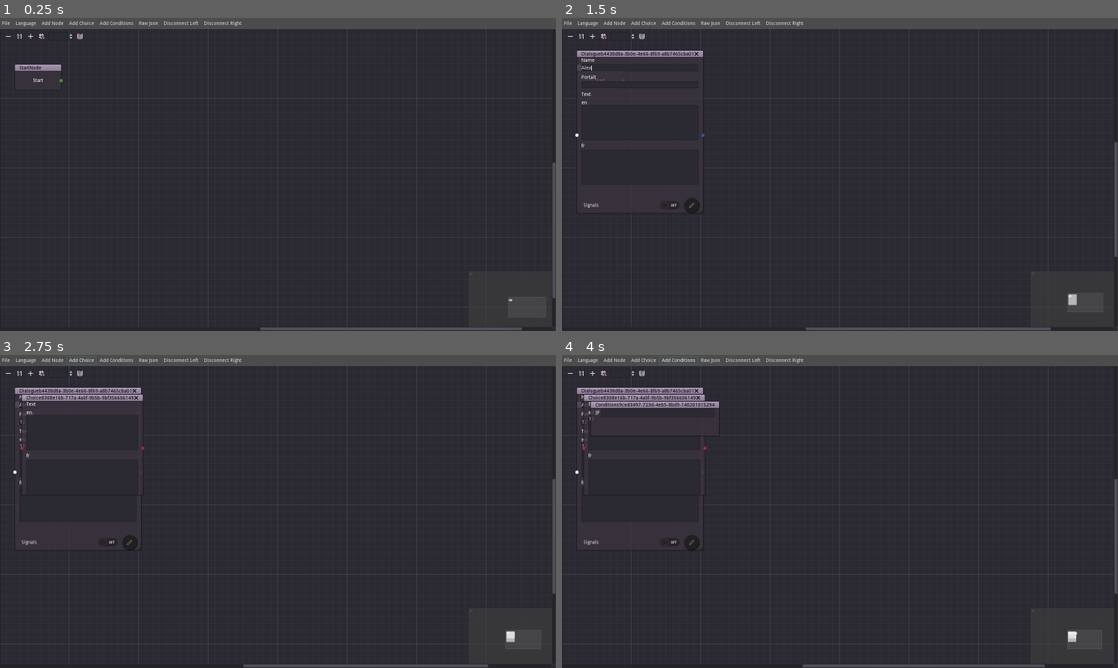
Above: before the commit, frames 1-4 (two rows, left to right).
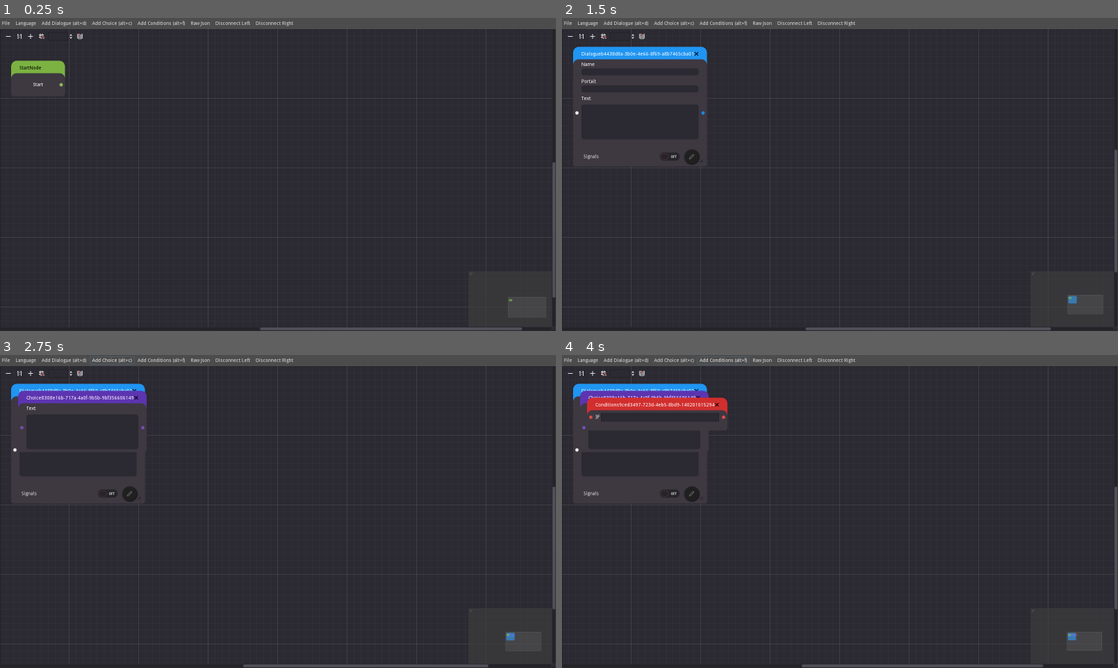
Above: after the commit, the same moments.

Repository: Levrault/LE-dialogue-editor
Game: Godot game, scene res://src/Main/DialogueEditor.tscn
The game is run twice, just before and just after one commit, with the same random seed, the same clock (stepped at 60 frames per second) and the same inputs.
Inputs (mouse positions are in pixels of both pictures, inside the frame that each line leads up to):
- Up to frame 1 (0.25 s): no input
- Up to frame 2 (1.5 s): click "Add Node" (after the commit: "Add Dialogue (alt+d)") at 0.5 s; click (639, 68) at 1.27 s; type "Alex" at 1.35 s
- Up to frame 3 (2.75 s): click (77, 420) at 1.5 s; type "12" at 1.58 s; click (77, 458) at 1.73 s; type "12" at 1.82 s; click "Add Choice" (after the commit: "Add Choice (alt+c)") at 2 s
- Up to frame 4 (4 s): click (645, 433) at 2.77 s; type "12" at 2.85 s; click "Add Conditions" (after the commit: "Add Conditions (alt+f)") at 3.5 s

The runs differ from the first frame. In frame 1, 0.8% of the frame differs, in the area x 2-100%, y 0-91%; in frame 2, 1.8%; in frame 3, 2.3%; in frame 4, 3.0%, in the area x 2-100%, y 0-100%.

Commit message:
feat(theme) add theme for each type of node

Diff:
--- /dev/null
+++ b/assets/themes/grap_node/graph_content.tres
@@ -0,0 +1,49 @@
+[gd_resource type="Theme" load_steps=2 format=2]
+
+[sub_resource type="StyleBoxFlat" id=1]
+bg_color = Color( 0.172549, 0.164706, 0.196078, 1 )
+corner_radius_top_left = 8
+corner_radius_top_right = 8
+corner_radius_bottom_right = 8
+corner_radius_bottom_left = 8
+
+[resource]
+TextEdit/colors/background_color = Color( 0, 0, 0, 0 )
+TextEdit/colors/bookmark_color = Color( 0.08, 0.49, 0.98, 1 )
+TextEdit/colors/brace_mismatch_color = Color( 1, 0.2, 0.2, 1 )
+TextEdit/colors/breakpoint_color = Color( 0.8, 0.8, 0.4, 0.2 )
+TextEdit/colors/caret_background_color = Color( 0, 0, 0, 1 )
+TextEdit/colors/caret_color = Color( 0.88, 0.88, 0.88, 1 )
+TextEdit/colors/code_folding_color = Color( 0.8, 0.8, 0.8, 0.8 )
+TextEdit/colors/completion_background_color = Color( 0.17, 0.16, 0.2, 1 )
+TextEdit/colors/completion_existing_color = Color( 0.87, 0.87, 0.87, 0.13 )
+TextEdit/colors/completion_font_color = Color( 0.67, 0.67, 0.67, 1 )
+TextEdit/colors/completion_scroll_color = Color( 1, 1, 1, 1 )
+TextEdit/colors/completion_selected_color = Color( 0.26, 0.26, 0.27, 1 )
+TextEdit/colors/current_line_color = Color( 0.25, 0.25, 0.26, 0.8 )
+TextEdit/colors/executing_line_color = Color( 0.2, 0.8, 0.2, 0.4 )
+TextEdit/colors/font_color = Color( 0.88, 0.88, 0.88, 1 )
+TextEdit/colors/font_color_readonly = Color( 0.88, 0.88, 0.88, 0.5 )
+TextEdit/colors/font_color_selected = Color( 0, 0, 0, 1 )
+TextEdit/colors/function_color = Color( 0.4, 0.64, 0.81, 1 )
+TextEdit/colors/line_number_color = Color( 0.67, 0.67, 0.67, 0.4 )
+TextEdit/colors/mark_color = Color( 1, 0.4, 0.4, 0.4 )
+TextEdit/colors/member_variable_color = Color( 0.9, 0.31, 0.35, 1 )
+TextEdit/colors/number_color = Color( 0.92, 0.58, 0.2, 1 )
+TextEdit/colors/safe_line_number_color = Color( 0.67, 0.78, 0.67, 0.6 )
+TextEdit/colors/selection_color = Color( 0.49, 0.49, 0.49, 1 )
+TextEdit/colors/symbol_color = Color( 0.94, 0.94, 0.94, 1 )
+TextEdit/colors/word_highlighted_color = Color( 0.8, 0.9, 0.9, 0.15 )
+TextEdit/constants/completion_lines = 7
+TextEdit/constants/completion_max_width = 50
+TextEdit/constants/completion_scroll_width = 3
+TextEdit/constants/line_spacing = 4
+TextEdit/fonts/font = null
+TextEdit/icons/fold = null
+TextEdit/icons/folded = null
+TextEdit/icons/space = null
+TextEdit/icons/tab = null
+TextEdit/styles/completion = null
+TextEdit/styles/focus = null
+TextEdit/styles/normal = SubResource( 1 )
+TextEdit/styles/read_only = null
--- /dev/null
+++ b/assets/themes/grap_node/graph_node.tres
@@ -0,0 +1,16 @@
+[gd_resource type="StyleBoxFlat" format=2]
+
+[resource]
+content_margin_left = 16.0
+content_margin_right = 16.0
+bg_color = Color( 0.247059, 0.223529, 0.258824, 1 )
+border_width_top = 36
+border_color = Color( 0.00392157, 0.341176, 0.607843, 1 )
+corner_radius_top_left = 16
+corner_radius_top_right = 16
+corner_radius_bottom_right = 8
+corner_radius_bottom_left = 8
+expand_margin_left = 8.0
+expand_margin_right = 8.0
+expand_margin_top = 8.0
+expand_margin_bottom = 8.0
--- a/src/Main/DialogueEditor.tscn
+++ b/src/Main/DialogueEditor.tscn
@@ -33,7 +33,7 @@
 }
 
 [node name="Menu" parent="MarginContainer/VBoxContainer" instance=ExtResource( 1 )]
-margin_right = 273.0
+margin_right = 701.0
 
 [node name="GraphEdit" type="GraphEdit" parent="MarginContainer/VBoxContainer"]
 margin_top = 26.0
--- a/src/Menu/Menu.tscn
+++ b/src/Menu/Menu.tscn
@@ -19,17 +19,17 @@
 [sub_resource type="ShortCut" id=4]
 shortcut = SubResource( 3 )
 
+[sub_resource type="InputEventAction" id=9]
+action = "add_conditions"
+
+[sub_resource type="ShortCut" id=10]
+shortcut = SubResource( 9 )
+
 [sub_resource type="InputEventAction" id=7]
-action = "add_conditions"
+action = "raw_json"
 
 [sub_resource type="ShortCut" id=8]
 shortcut = SubResource( 7 )
-
-[sub_resource type="InputEventAction" id=5]
-action = "raw_json"
-
-[sub_resource type="ShortCut" id=6]
-shortcut = SubResource( 5 )
 
 [node name="Menu" type="HBoxContainer"]
 margin_right = 209.0
@@ -42,7 +42,6 @@
 [node name="File" type="MenuButton" parent="."]
 margin_right = 35.0
 margin_bottom = 22.0
-size_flags_horizontal = 3
 size_flags_vertical = 3
 text = "File"
 script = ExtResource( 3 )
@@ -51,55 +50,54 @@
 margin_left = 39.0
 margin_right = 110.0
 margin_bottom = 22.0
-size_flags_horizontal = 3
 size_flags_vertical = 3
 text = "Language"
 script = ExtResource( 5 )
 
 [node name="AddNode" type="ToolButton" parent="."]
 margin_left = 114.0
-margin_right = 189.0
+margin_right = 255.0
 margin_bottom = 22.0
 size_flags_vertical = 3
 shortcut = SubResource( 2 )
-text = "Add Node"
+text = "Add Dialogue (alt+d)"
 script = ExtResource( 2 )
 
 [node name="AddChoice" type="ToolButton" parent="."]
-margin_left = 193.0
-margin_right = 277.0
+margin_left = 259.0
+margin_right = 386.0
 margin_bottom = 22.0
 size_flags_vertical = 3
 shortcut = SubResource( 4 )
-text = "Add Choice"
+text = "Add Choice (alt+c)"
 script = ExtResource( 1 )
 
 [node name="AddConditions" type="ToolButton" parent="."]
-margin_left = 281.0
-margin_right = 390.0
+margin_left = 390.0
+margin_right = 539.0
+margin_bottom = 22.0
+size_flags_vertical = 3
+shortcut = SubResource( 10 )
+text = "Add Conditions (alt+f)"
+script = ExtResource( 6 )
+
+[node name="RawJson" type="ToolButton" parent="."]
+margin_left = 543.0
+margin_right = 610.0
 margin_bottom = 22.0
 size_flags_vertical = 3
 shortcut = SubResource( 8 )
-text = "Add Conditions"
-script = ExtResource( 6 )
-
-[node name="RawJson" type="ToolButton" parent="."]
-margin_left = 394.0
-margin_right = 461.0
-margin_bottom = 22.0
-size_flags_vertical = 3
-shortcut = SubResource( 6 )
 text = "Raw Json"
 script = ExtResource( 4 )
 
 [node name="DisconnectLeft" type="ToolButton" parent="."]
-margin_left = 465.0
-margin_right = 577.0
+margin_left = 614.0
+margin_right = 726.0
 margin_bottom = 22.0
 text = "Disconnect Left"
 
 [node name="DisconnectRight" type="ToolButton" parent="."]
-margin_left = 581.0
-margin_right = 701.0
+margin_left = 730.0
+margin_right = 850.0
 margin_bottom = 22.0
 text = "Disconnect Right"
--- a/src/Nodes/Choice/ChoiceNode.tscn
+++ b/src/Nodes/Choice/ChoiceNode.tscn
@@ -1,21 +1,56 @@
-[gd_scene load_steps=3 format=2]
+[gd_scene load_steps=6 format=2]
 
 [ext_resource path="res://src/Nodes/Choice/ChoiceNode.gd" type="Script" id=1]
 [ext_resource path="res://src/Nodes/Fields/Text.tscn" type="PackedScene" id=2]
+[ext_resource path="res://assets/themes/grap_node/graph_content.tres" type="Theme" id=4]
+
+[sub_resource type="StyleBoxFlat" id=1]
+content_margin_left = 16.0
+content_margin_right = 16.0
+bg_color = Color( 0.247059, 0.223529, 0.258824, 1 )
+border_width_top = 36
+border_color = Color( 0.368627, 0.207843, 0.694118, 1 )
+corner_radius_top_left = 16
+corner_radius_top_right = 16
+corner_radius_bottom_right = 8
+corner_radius_bottom_left = 8
+expand_margin_left = 8.0
+expand_margin_right = 8.0
+expand_margin_top = 8.0
+expand_margin_bottom = 8.0
+
+[sub_resource type="StyleBoxFlat" id=2]
+content_margin_left = 16.0
+content_margin_right = 16.0
+bg_color = Color( 0.247059, 0.223529, 0.258824, 1 )
+border_width_top = 36
+border_color = Color( 0.494118, 0.341176, 0.760784, 1 )
+corner_radius_top_left = 16
+corner_radius_top_right = 16
+corner_radius_bottom_right = 8
+corner_radius_bottom_left = 8
+expand_margin_left = 8.0
+expand_margin_right = 8.0
+expand_margin_top = 8.0
+expand_margin_bottom = 8.0
 
 [node name="ChoiceNode" type="GraphNode"]
 anchor_right = 1.0
 anchor_bottom = 1.0
 margin_right = -1302.0
-margin_bottom = -584.0
+margin_bottom = -728.0
+theme = ExtResource( 4 )
+custom_styles/frame = SubResource( 1 )
+custom_styles/selectedframe = SubResource( 2 )
+custom_colors/title_color = Color( 1, 1, 1, 1 )
 title = "Choice"
 show_close = true
 slot/0/left_enabled = true
 slot/0/left_type = 0
-slot/0/left_color = Color( 0.647059, 0.211765, 0.211765, 1 )
+slot/0/left_color = Color( 0.494118, 0.341176, 0.760784, 1 )
 slot/0/right_enabled = true
 slot/0/right_type = 0
-slot/0/right_color = Color( 0.647059, 0.211765, 0.211765, 1 )
+slot/0/right_color = Color( 0.494118, 0.341176, 0.760784, 1 )
 script = ExtResource( 1 )
 __meta__ = {
 "_edit_use_anchors_": false
@@ -23,6 +58,6 @@
 
 [node name="Text" parent="." instance=ExtResource( 2 )]
 margin_left = 16.0
-margin_top = 24.0
+margin_top = 36.0
 margin_right = 282.0
-margin_bottom = 290.0
+margin_bottom = 160.0
--- a/src/Nodes/Conditions/ConditionNode.tscn
+++ b/src/Nodes/Conditions/ConditionNode.tscn
@@ -1,20 +1,58 @@
-[gd_scene load_steps=3 format=2]
+[gd_scene load_steps=6 format=2]
 
 [ext_resource path="res://src/Nodes/Fields/Conditions.tscn" type="PackedScene" id=1]
 [ext_resource path="res://src/Nodes/Conditions/ConditionsNode.gd" type="Script" id=2]
+[ext_resource path="res://assets/themes/grap_node/graph_content.tres" type="Theme" id=4]
+
+[sub_resource type="StyleBoxFlat" id=1]
+content_margin_left = 16.0
+content_margin_right = 16.0
+bg_color = Color( 0.247059, 0.223529, 0.258824, 1 )
+border_width_top = 36
+border_color = Color( 0.827451, 0.184314, 0.184314, 1 )
+corner_radius_top_left = 16
+corner_radius_top_right = 16
+corner_radius_bottom_right = 8
+corner_radius_bottom_left = 8
+expand_margin_left = 8.0
+expand_margin_right = 8.0
+expand_margin_top = 8.0
+expand_margin_bottom = 8.0
+
+[sub_resource type="StyleBoxFlat" id=2]
+content_margin_left = 16.0
+content_margin_right = 16.0
+bg_color = Color( 0.247059, 0.223529, 0.258824, 1 )
+border_width_top = 36
+border_color = Color( 0.937255, 0.32549, 0.313726, 1 )
+corner_radius_top_left = 16
+corner_radius_top_right = 16
+corner_radius_bottom_right = 8
+corner_radius_bottom_left = 8
+expand_margin_left = 8.0
+expand_margin_right = 8.0
+expand_margin_top = 8.0
+expand_margin_bottom = 8.0
 
 [node name="ConditionNode" type="GraphNode"]
 anchor_right = 1.0
 anchor_bottom = 1.0
-margin_right = -1419.0
-margin_bottom = -764.0
+margin_right = -1439.0
+margin_bottom = -791.0
+theme = ExtResource( 4 )
+custom_styles/frame = SubResource( 1 )
+custom_styles/selectedframe = SubResource( 2 )
+custom_colors/close_color = Color( 1, 1, 1, 1 )
+custom_colors/title_color = Color( 1, 1, 1, 1 )
+custom_colors/resizer_color = Color( 0, 0, 0, 1 )
 title = "Conditions"
-slot/0/left_enabled = false
+show_close = true
+slot/0/left_enabled = true
 slot/0/left_type = 0
-slot/0/left_color = Color( 1, 1, 1, 1 )
-slot/0/right_enabled = false
+slot/0/left_color = Color( 0.937255, 0.32549, 0.313726, 1 )
+slot/0/right_enabled = true
 slot/0/right_type = 0
-slot/0/right_color = Color( 1, 1, 1, 1 )
+slot/0/right_color = Color( 0.937255, 0.32549, 0.313726, 1 )
 script = ExtResource( 2 )
 __meta__ = {
 "_edit_use_anchors_": false
@@ -22,6 +60,6 @@
 
 [node name="Conditions" parent="." instance=ExtResource( 1 )]
 margin_left = 16.0
-margin_top = 24.0
-margin_right = 165.0
-margin_bottom = 48.0
+margin_top = 36.0
+margin_right = 145.0
+margin_bottom = 60.0
--- a/src/Nodes/Dialogue/DialogueNode.tscn
+++ b/src/Nodes/Dialogue/DialogueNode.tscn
@@ -1,17 +1,38 @@
-[gd_scene load_steps=5 format=2]
+[gd_scene load_steps=8 format=2]
 
 [ext_resource path="res://src/Nodes/Dialogue/DialogueNode.gd" type="Script" id=1]
+[ext_resource path="res://assets/themes/grap_node/graph_node.tres" type="StyleBox" id=2]
 [ext_resource path="res://src/Nodes/Fields/Signals.tscn" type="PackedScene" id=3]
 [ext_resource path="res://src/Nodes/Fields/Text.tscn" type="PackedScene" id=4]
 [ext_resource path="res://src/Nodes/Fields/Field.gd" type="Script" id=5]
+[ext_resource path="res://assets/themes/grap_node/graph_content.tres" type="Theme" id=6]
+
+[sub_resource type="StyleBoxFlat" id=1]
+content_margin_left = 16.0
+content_margin_right = 16.0
+bg_color = Color( 0.247059, 0.223529, 0.258824, 1 )
+border_width_top = 36
+border_color = Color( 0.129412, 0.588235, 0.952941, 1 )
+corner_radius_top_left = 16
+corner_radius_top_right = 16
+corner_radius_bottom_right = 8
+corner_radius_bottom_left = 8
+expand_margin_left = 8.0
+expand_margin_right = 8.0
+expand_margin_top = 8.0
+expand_margin_bottom = 8.0
 
 [node name="DialogueNode" type="GraphNode"]
 margin_left = 4.0
 margin_top = -1.0
 margin_right = 349.0
-margin_bottom = 473.0
+margin_bottom = 327.0
 size_flags_horizontal = 3
 size_flags_vertical = 3
+theme = ExtResource( 6 )
+custom_styles/frame = ExtResource( 2 )
+custom_styles/selectedframe = SubResource( 1 )
+custom_colors/title_color = Color( 1, 1, 1, 1 )
 title = "Dialogue"
 show_close = true
 resizable = true
@@ -20,7 +41,7 @@
 slot/0/left_color = Color( 1, 1, 1, 1 )
 slot/0/right_enabled = true
 slot/0/right_type = 0
-slot/0/right_color = Color( 0.258824, 0.333333, 0.67451, 1 )
+slot/0/right_color = Color( 0.129412, 0.588235, 0.952941, 1 )
 script = ExtResource( 1 )
 __meta__ = {
 "_edit_use_anchors_": false
@@ -28,9 +49,9 @@
 
 [node name="Container" type="VBoxContainer" parent="."]
 margin_left = 16.0
-margin_top = 24.0
+margin_top = 36.0
 margin_right = 329.0
-margin_bottom = 439.0
+margin_bottom = 309.0
 size_flags_horizontal = 3
 size_flags_vertical = 3
 custom_constants/separation = 11
@@ -73,8 +94,9 @@
 
 [node name="Text" parent="Container" instance=ExtResource( 4 )]
 margin_right = 313.0
+margin_bottom = 222.0
 
 [node name="Signals" parent="Container" instance=ExtResource( 3 )]
-margin_top = 375.0
+margin_top = 233.0
 margin_right = 313.0
-margin_bottom = 415.0
+margin_bottom = 273.0
--- a/src/Nodes/Fields/Signals.tscn
+++ b/src/Nodes/Fields/Signals.tscn
@@ -3,12 +3,12 @@
 [ext_resource path="res://assets/themes/button/round_button.tres" type="Theme" id=1]
 [ext_resource path="res://assets/icons/edit-2.svg" type="Texture" id=2]
 
-
-
 [node name="SignalsContainer" type="HBoxContainer"]
-margin_top = 426.0
 margin_right = 314.0
-margin_bottom = 466.0
+margin_bottom = 40.0
+__meta__ = {
+"_edit_use_anchors_": false
+}
 
 [node name="SignalsButton" type="CheckButton" parent="."]
 margin_right = 270.0
--- a/src/Nodes/Fields/Text.tscn
+++ b/src/Nodes/Fields/Text.tscn
@@ -21,22 +21,23 @@
 [node name="EnContainer" type="VBoxContainer" parent="."]
 margin_top = 24.0
 margin_right = 314.0
-margin_bottom = 138.0
+margin_bottom = 124.0
 custom_constants/separation = 0
 
 [node name="Label" type="Label" parent="EnContainer"]
+visible = false
 margin_right = 314.0
 margin_bottom = 14.0
 text = "en"
 
 [node name="En" type="TextEdit" parent="EnContainer"]
-margin_top = 14.0
 margin_right = 314.0
-margin_bottom = 114.0
+margin_bottom = 100.0
 rect_min_size = Vector2( 10, 100 )
 size_flags_vertical = 3
 
 [node name="FrContainer" type="VBoxContainer" parent="."]
+visible = false
 margin_top = 148.0
 margin_right = 314.0
 margin_bottom = 266.0
--- a/src/Nodes/Start/StartNode.tscn
+++ b/src/Nodes/Start/StartNode.tscn
@@ -1,12 +1,44 @@
-[gd_scene load_steps=2 format=2]
+[gd_scene load_steps=4 format=2]
 
 [ext_resource path="res://src/Nodes/Start/StartNode.gd" type="Script" id=1]
+
+[sub_resource type="StyleBoxFlat" id=1]
+content_margin_left = 16.0
+content_margin_right = 16.0
+bg_color = Color( 0.247059, 0.223529, 0.258824, 1 )
+border_width_top = 36
+border_color = Color( 0.486275, 0.701961, 0.258824, 1 )
+corner_radius_top_left = 16
+corner_radius_top_right = 16
+corner_radius_bottom_right = 8
+corner_radius_bottom_left = 8
+expand_margin_left = 8.0
+expand_margin_right = 8.0
+expand_margin_top = 8.0
+expand_margin_bottom = 8.0
+
+[sub_resource type="StyleBoxFlat" id=2]
+content_margin_left = 16.0
+content_margin_right = 16.0
+bg_color = Color( 0.247059, 0.223529, 0.258824, 1 )
+border_width_top = 36
+border_color = Color( 0.611765, 0.8, 0.396078, 1 )
+corner_radius_top_left = 16
+corner_radius_top_right = 16
+corner_radius_bottom_right = 8
+corner_radius_bottom_left = 8
+expand_margin_left = 8.0
+expand_margin_right = 8.0
+expand_margin_top = 8.0
+expand_margin_bottom = 8.0
 
 [node name="StartNode" type="GraphNode"]
 anchor_right = 1.0
 anchor_bottom = 1.0
 margin_right = -1461.0
 margin_bottom = -809.0
+custom_styles/frame = SubResource( 1 )
+custom_styles/selectedframe = SubResource( 2 )
 title = "StartNode"
 offset = Vector2( 40, 100 )
 slot/0/left_enabled = false
@@ -14,7 +46,7 @@
 slot/0/left_color = Color( 1, 1, 1, 1 )
 slot/0/right_enabled = true
 slot/0/right_type = 0
-slot/0/right_color = Color( 0.380392, 0.603922, 0.152941, 1 )
+slot/0/right_color = Color( 0.611765, 0.8, 0.396078, 1 )
 script = ExtResource( 1 )
 __meta__ = {
 "_edit_use_anchors_": false
@@ -22,9 +54,9 @@
 
 [node name="Label" type="Label" parent="."]
 margin_left = 16.0
-margin_top = 24.0
+margin_top = 36.0
 margin_right = 123.0
-margin_bottom = 74.0
+margin_bottom = 86.0
 rect_min_size = Vector2( 50, 50 )
 text = "Start"
 align = 1
